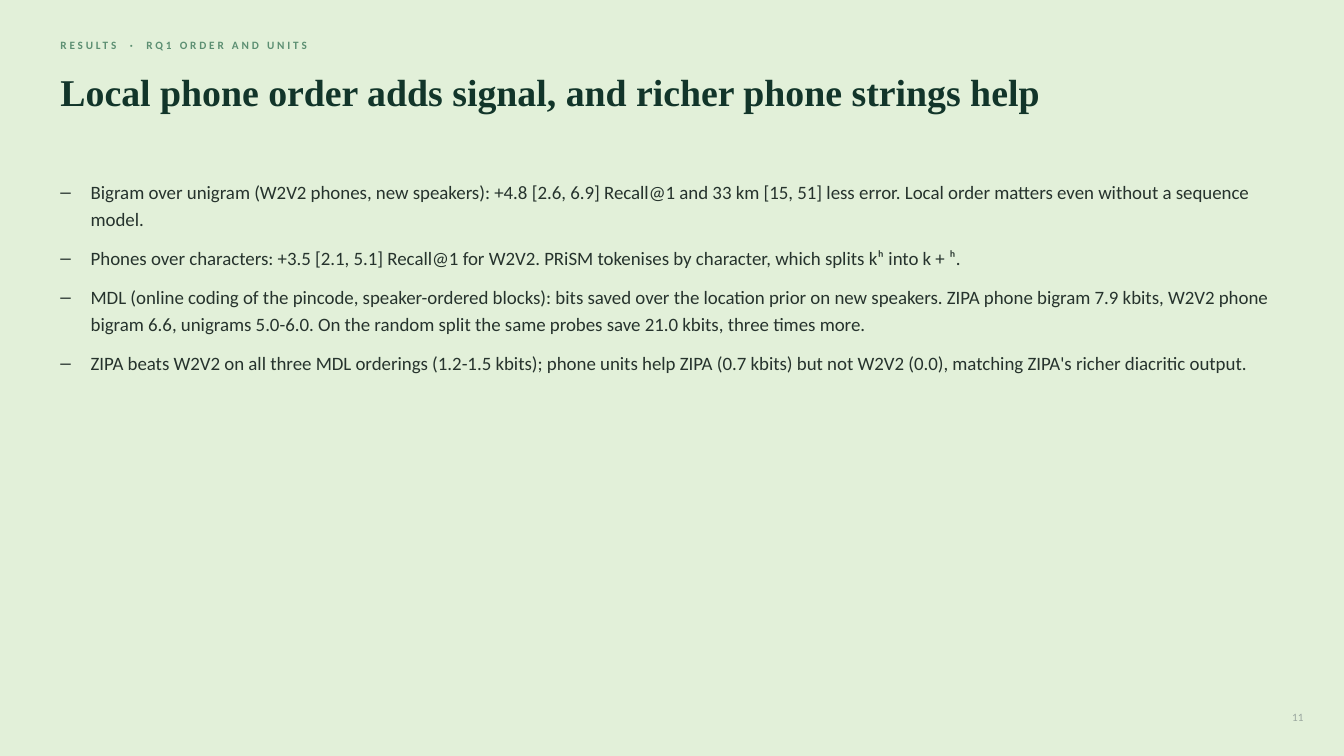
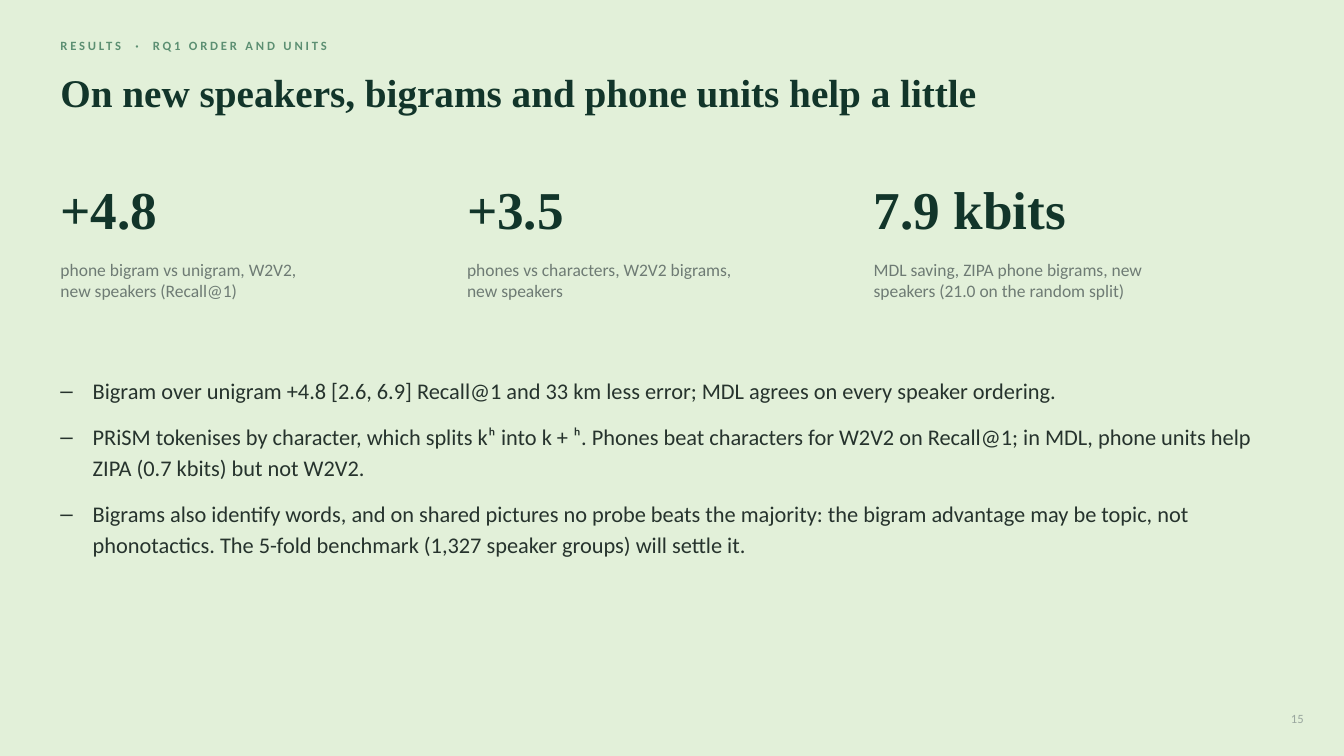
Before and after one commit to unignoramus11/sal-project, a slide deck: slide 15 of slides/mid/mid_evaluation.pptx (slide 11 before the commit). Drawn at 1344x756 pixels with LibreOffice and Linux fonts; fonts in the diff are those of the drawing. Boxes give left, top, right and bottom in pixels: in the first picture for what was removed or moved away, otherwise in the second. Text is boxed around its words. In the diff, an @@ line names an element or a change of style, - is before the commit and + after.

```diff
--- a/slides/mid/mid_evaluation.pptx
+++ b/slides/mid/mid_evaluation.pptx
@@ text "RESULTS · RQ1 ORDER AND ..." at (153, 42, 326, 52): size 8 to 9 pt @@
@@ text at (60, 79, 976, 115): text changed; size 27 to 28 pt @@
-Local phone order adds signal, and richer phone strings help
+On new speakers, bigrams and phone units help a little
@@ text added at (60, 193, 157, 230), 38 pt, text #12352A, bold @@
++4.8
@@ text added at (467, 193, 564, 230), 38 pt, text #12352A, bold @@
++3.5
@@ text added at (874, 192, 1065, 230), 38 pt, text #12352A, bold @@
+7.9 kbits
@@ text added at (60, 264, 297, 300), 12.5 pt, text #6E7B74 @@
+phone bigram vs unigram, W2V2,
+new speakers (Recall@1)
@@ text added at (467, 264, 732, 300), 12.5 pt, text #6E7B74 @@
+phones vs characters, W2V2 bigrams,
+new speakers
@@ text added at (874, 264, 1142, 300), 12.5 pt, text #6E7B74 @@
+MDL saving, ZIPA phone bigrams, new
+speakers (21.0 on the random split)
@@ text at (93, 383, 1251, 557): text changed; size 13.5 to 16 pt @@
-– Bigram over unigram (W2V2 phones, new speakers): +4.8 [2.6, 6.9] Recall@1 and 33 km [15, 51] less error. Local order matters even without a sequence model.
-– Phones over characters: +3.5 [2.1, 5.1] Recall@1 for W2V2. PRiSM tokenises by character, which splits kʰ into k + ʰ.
-– MDL (online coding of the pincode, speaker-ordered blocks): bits saved over the location prior on new speakers. ZIPA phone bigram 7.9 kbits, W2V2 phone bigram 6.6, unigrams 5.0-6.0. On the random split the same probes save 21.0 kbits, three times more.
-– ZIPA beats W2V2 on all three MDL orderings (1.2-1.5 kbits); phone units help ZIPA (0.7 kbits) but not W2V2 (0.0), matching ZIPA's richer diacritic output.
+– Bigram over unigram +4.8 [2.6, 6.9] Recall@1 and 33 km less error; MDL agrees on every speaker ordering.
+– PRiSM tokenises by character, which splits kʰ into k + ʰ. Phones beat characters for W2V2 on Recall@1; in MDL, phone units help ZIPA (0.7 kbits) but not W2V2.
+– Bigrams also identify words, and on shared pictures no probe beats the majority: the bigram advantage may be topic, not phonotactics. The 5-fold benchmark (1,327 speaker groups) will settle it.
@@ text at (1291, 715, 1304, 723): text changed; size 8 to 9 pt @@
-11
+15
```
Also in this commit, not shown: 14 other slides changed, 6 slides added, 2 slides removed, 6 other files.
